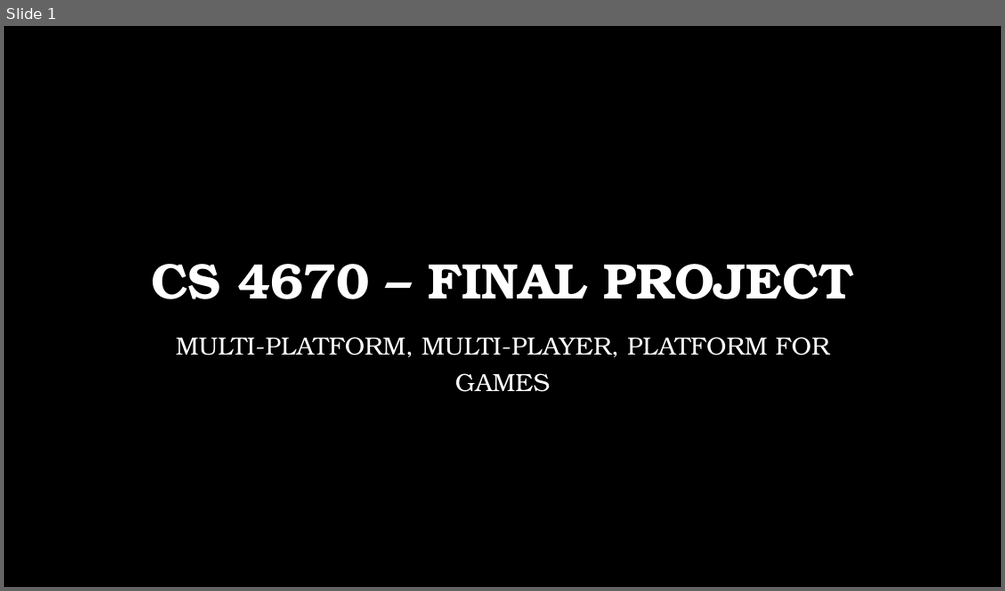
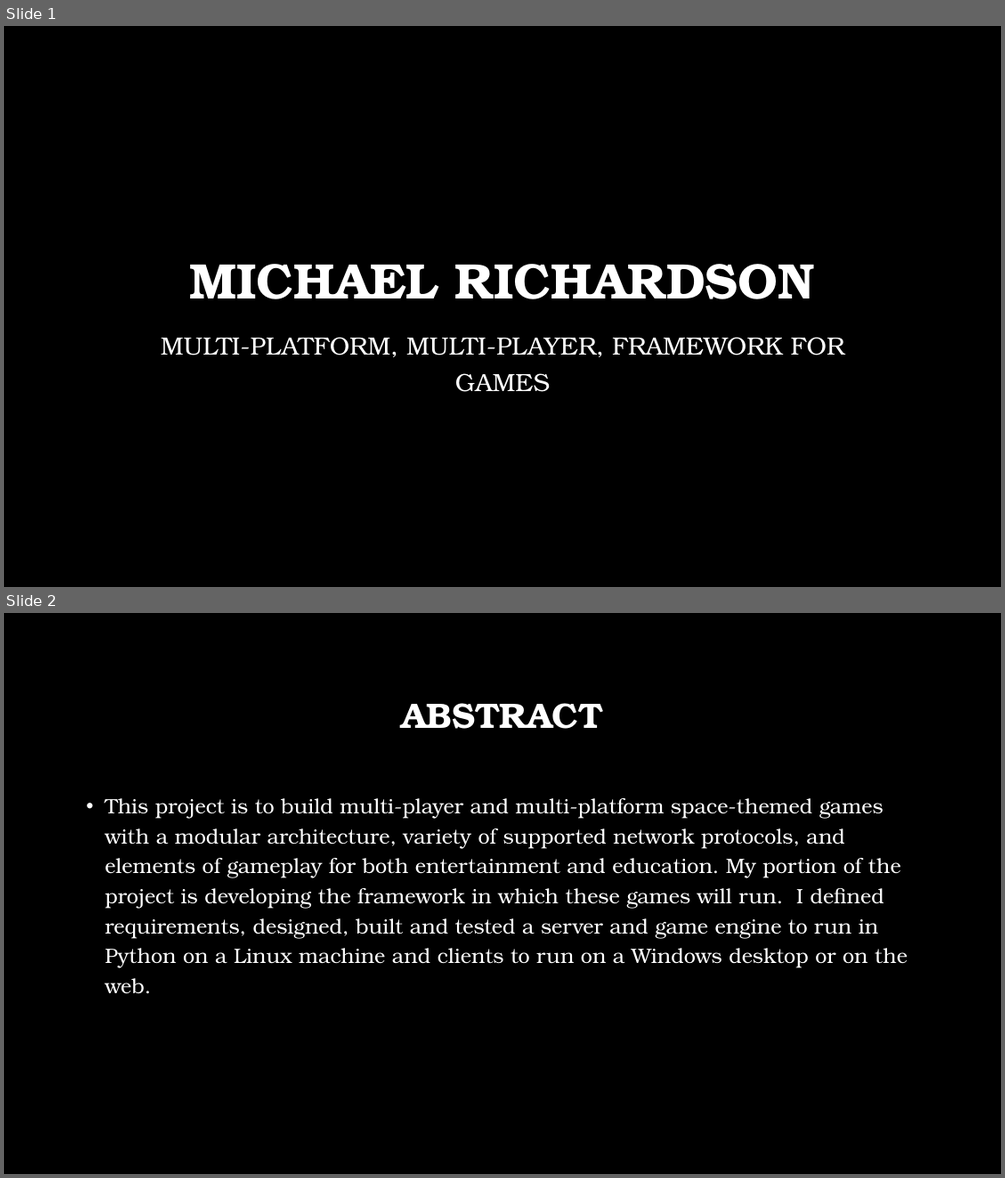
Before and after one commit to DragonRider0o0/CS-4670-Project, a slide deck: CS 4670 – Final Project.pptx. Shown one above the other, each under a label of ours: slide 1 before the commit, slides 1 and 2 after it. The pictures are 1005x591 and 1005x1178 pixels, drawn with LibreOffice and Linux fonts; fonts in the diff are those of the drawing; background and template pictures are left out. Boxes give left, top, right and bottom in pixels: in the first picture for what was removed or moved away, otherwise in the second. Text is boxed around its words. In the diff, an @@ line names an element or a change of style, - is before the commit and + after.

```diff
--- a/CS 4670 – Final Project.pptx
+++ b/CS 4670 – Final Project.pptx
@@ slide 2 added at [4,613,1001,1174], background picture (left out) @@
@@ title added at [401,703,603,729], 34 pt, text #FFFFFF, bold @@
+ABSTRACT
@@ text added at [105,798,907,994], 20 pt, text #FFFFFF @@
+• This project is to build multi-player and multi-platform space-themed games with a modular architecture, variety of supported network protocols, and elements of gameplay for both entertainment and education. My portion of the project is developing the framework in which these games will run. I defined requirements, designed, built and tested a server and game engine to run in Python on a Linux machine and clients to run on a Windows desktop or on the web.
@@ slide 1 changed as well @@
@@ title at [190,264,815,299]: text changed @@
-CS 4670 – FINAL PROJECT
+MICHAEL RICHARDSON
@@ subtitle at [161,337,845,392]: text changed @@
-MULTI-PLATFORM, MULTI-PLAYER, PLATFORM FOR GAMES
+MULTI-PLATFORM, MULTI-PLAYER, FRAMEWORK FOR GAMES
```
Also in this commit, not shown: 3 other slides changed, 14 other slides added, 6 other files.
